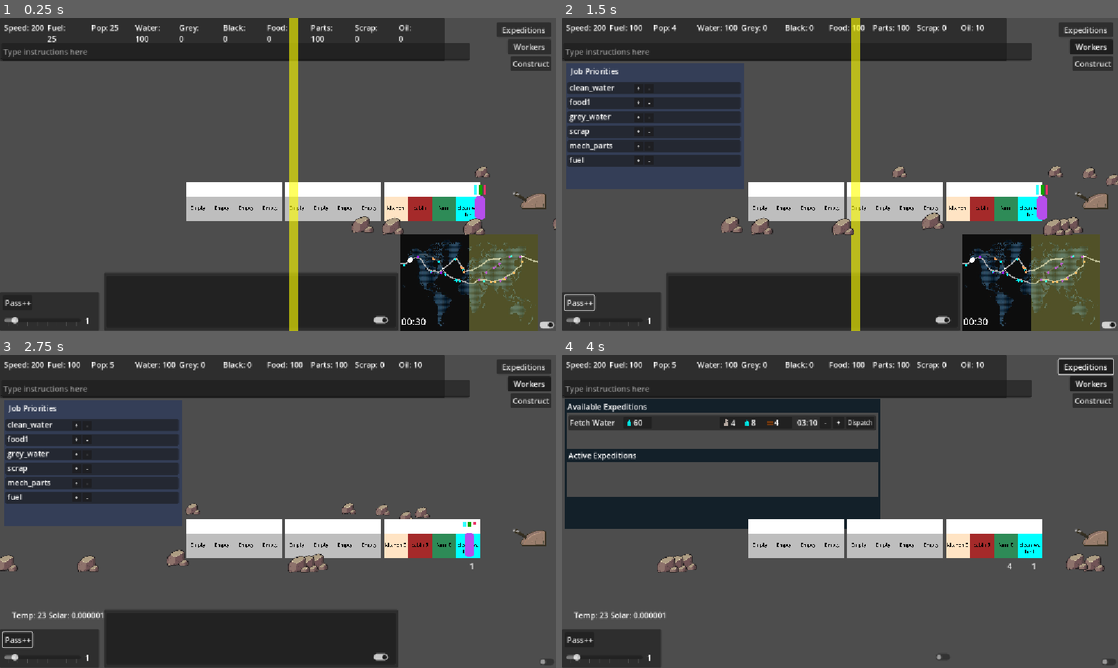
Above: before the commit, frames 1-4 (two rows, left to right).
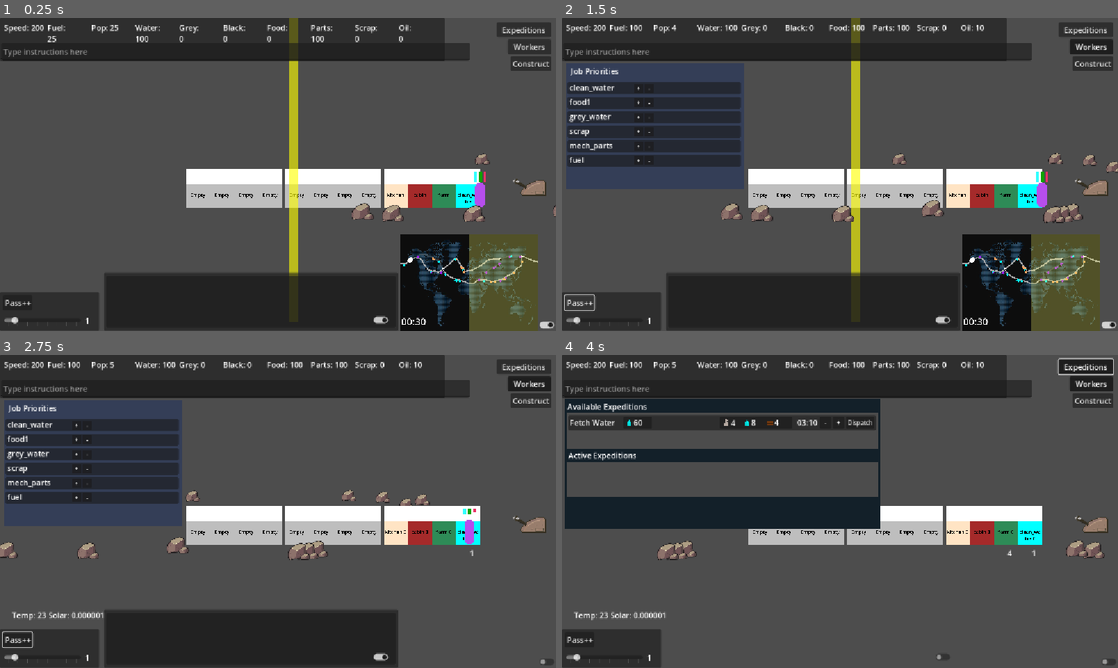
Above: after the commit, the same moments.

Repository: Sphinx111/ed_and_morgs_train_builder
Game: Godot game, scene res://Scenes/traincar.tscn
Same seed, same stepped clock (60 frames per second), same inputs: the game is played once before the commit and once after it.
Inputs (mouse positions are in pixels of both pictures, inside the frame that each line leads up to):
- Up to frame 1 (0.25 s): no input
- Up to frame 2 (1.5 s): click "Workers" at 0.5 s; click "Pass++" at 1.25 s
- Up to frame 3 (2.75 s): click (544, 661) at 2 s
- Up to frame 4 (4 s): click (940, 658) at 2.75 s; click "Expeditions" at 3.5 s

The runs differ from the first frame. In frame 1, 8.1% of the frame differs, in the area x 33-100%, y 0-100%; in frame 2, 9.2%, in the area x 28-100%, y 0-100%; in frame 3, 8.2%; in frame 4, 7.1%.

Commit message:
Added Camera2D and moveable viewport
Work heavily done by Cursor using Composer2.5, with further manual changes to fix scene tree after cursor accidentally broke it. A-D and mousewheel controls camera

Diff:
--- a/GameManager.gd
+++ b/GameManager.gd
@@ -1,44 +1,14 @@
 extends Control
 
-var mainCamera : Camera2D = null
-var ui_tree : Control = null
-var background : Node2D = null
-var shift_per_press : float = Globals.car_length + Globals.car_separation
-var targetPosition : Vector2 = Vector2.ZERO
+@onready var ui_tree: Control = get_node("UICanvas/BasicUI")
 
 
 func _ready() -> void:
 	get_viewport().size_changed.connect(_configure_root_layout)
-	mainCamera = get_node("Camera2D")
-	ui_tree = get_node("BasicUI")
-	background = get_node("Background")
 	_configure_root_layout()
-	mainCamera.position_smoothing_enabled = true
-	mainCamera.position_smoothing_speed = 2000.0
-	targetPosition = mainCamera.offset
 
 
 func _configure_root_layout() -> void:
 	set_anchors_and_offsets_preset(Control.PRESET_FULL_RECT)
 	if ui_tree != null:
 		ui_tree.set_anchors_and_offsets_preset(Control.PRESET_FULL_RECT)
-
-
-func _unhandled_input(event: InputEvent) -> void:
-	if event is InputEventKey:
-		var action : InputEventKey = event
-		if action.is_action_pressed("camera_left"):
-			print("camera_left pressed")
-			targetPosition.x -= shift_per_press
-			ui_tree.position.x -= shift_per_press
-			background.position.x -= shift_per_press
-		elif action.is_action_pressed("camera_right"):
-			targetPosition.x += shift_per_press
-			ui_tree.position.x += shift_per_press
-			background.position.x += shift_per_press
-			print("camera_right pressed")
-		mainCamera.offset = targetPosition
-
-
-func _process(_delta : float) -> void:
-	pass
--- a/Scenes/traincar.tscn
+++ b/Scenes/traincar.tscn
@@ -10,6 +10,7 @@
 [ext_resource type="Script" uid="uid://b422owa3buotj" path="res://Scenes/resource_panel.gd" id="5_respnl"]
 [ext_resource type="Script" uid="uid://bgfikw40kx7qw" path="res://BackgroundHandler.gd" id="6_mscei"]
 [ext_resource type="PackedScene" uid="uid://bnmpeykxiku0" path="res://Scenes/LeverControl.tscn" id="6_u0kvb"]
+[ext_resource type="Script" uid="uid://76holwxha2tp" path="res://camera_controller.gd" id="7_camctl"]
 
 [node name="SceneRoot" type="Control"]
 layout_mode = 3
@@ -21,8 +22,10 @@
 mouse_filter = 1
 script = ExtResource("1_o0k6p")
 
-[node name="BasicUI" type="Control" parent="."]
-layout_mode = 1
+[node name="UICanvas" type="CanvasLayer" parent="."]
+
+[node name="BasicUI" type="Control" parent="UICanvas"]
+layout_mode = 3
 anchors_preset = 15
 anchor_right = 1.0
 anchor_bottom = 1.0
@@ -31,12 +34,12 @@
 mouse_filter = 1
 script = ExtResource("4_fqnf8")
 
-[node name="ResourcePanel" type="Panel" parent="BasicUI"]
+[node name="ResourcePanel" type="Panel" parent="UICanvas/BasicUI"]
 layout_mode = 1
 offset_bottom = 89.0
 script = ExtResource("5_respnl")
 
-[node name="ResourceRows" type="HBoxContainer" parent="BasicUI/ResourcePanel"]
+[node name="ResourceRows" type="HBoxContainer" parent="UICanvas/BasicUI/ResourcePanel"]
 layout_mode = 1
 anchors_preset = 15
 anchor_right = 1.0
@@ -50,14 +53,14 @@
 theme_override_constants/separation = 4
 alignment = 1
 
-[node name="Speed" type="RichTextLabel" parent="BasicUI/ResourcePanel/ResourceRows"]
+[node name="Speed" type="RichTextLabel" parent="UICanvas/BasicUI/ResourcePanel/ResourceRows"]
 layout_mode = 2
 size_flags_horizontal = 3
 text = "Speed: 50"
 fit_content = true
 scroll_active = false
 
-[node name="Fuel" type="RichTextLabel" parent="BasicUI/ResourcePanel/ResourceRows"]
+[node name="Fuel" type="RichTextLabel" parent="UICanvas/BasicUI/ResourcePanel/ResourceRows"]
 layout_mode = 2
 size_flags_horizontal = 3
 text = "Fuel:
@@ -65,14 +68,14 @@
 fit_content = true
 scroll_active = false
 
-[node name="Pop" type="RichTextLabel" parent="BasicUI/ResourcePanel/ResourceRows"]
+[node name="Pop" type="RichTextLabel" parent="UICanvas/BasicUI/ResourcePanel/ResourceRows"]
 layout_mode = 2
 size_flags_horizontal = 3
 text = "Pop: 25"
 fit_content = true
 scroll_active = false
 
-[node name="CleanWater" type="RichTextLabel" parent="BasicUI/ResourcePanel/ResourceRows"]
+[node name="CleanWater" type="RichTextLabel" parent="UICanvas/BasicUI/ResourcePanel/ResourceRows"]
 layout_mode = 2
 size_flags_horizontal = 3
 text = "Water:
@@ -80,7 +83,7 @@
 fit_content = true
 scroll_active = false
 
-[node name="GreyWater" type="RichTextLabel" parent="BasicUI/ResourcePanel/ResourceRows"]
+[node name="GreyWater" type="RichTextLabel" parent="UICanvas/BasicUI/ResourcePanel/ResourceRows"]
 layout_mode = 2
 size_flags_horizontal = 3
 text = "Grey:
@@ -88,7 +91,7 @@
 fit_content = true
 scroll_active = false
 
-[node name="BlackWater" type="RichTextLabel" parent="BasicUI/ResourcePanel/ResourceRows"]
+[node name="BlackWater" type="RichTextLabel" parent="UICanvas/BasicUI/ResourcePanel/ResourceRows"]
 layout_mode = 2
 size_flags_horizontal = 3
 text = "Black:
@@ -96,7 +99,7 @@
 fit_content = true
 scroll_active = false
 
-[node name="Food" type="RichTextLabel" parent="BasicUI/ResourcePanel/ResourceRows"]
+[node name="Food" type="RichTextLabel" parent="UICanvas/BasicUI/ResourcePanel/ResourceRows"]
 layout_mode = 2
 size_flags_horizontal = 3
 text = "Food:
@@ -104,7 +107,7 @@
 fit_content = true
 scroll_active = false
 
-[node name="MechParts" type="RichTextLabel" parent="BasicUI/ResourcePanel/ResourceRows"]
+[node name="MechParts" type="RichTextLabel" parent="UICanvas/BasicUI/ResourcePanel/ResourceRows"]
 layout_mode = 2
 size_flags_horizontal = 3
 text = "Parts:
@@ -112,7 +115,7 @@
 fit_content = true
 scroll_active = false
 
-[node name="Scrap" type="RichTextLabel" parent="BasicUI/ResourcePanel/ResourceRows"]
+[node name="Scrap" type="RichTextLabel" parent="UICanvas/BasicUI/ResourcePanel/ResourceRows"]
 layout_mode = 2
 size_flags_horizontal = 3
 text = "Scrap:
@@ -120,7 +123,7 @@
 fit_content = true
 scroll_active = false
 
-[node name="Oil" type="RichTextLabel" parent="BasicUI/ResourcePanel/ResourceRows"]
+[node name="Oil" type="RichTextLabel" parent="UICanvas/BasicUI/ResourcePanel/ResourceRows"]
 layout_mode = 2
 size_flags_horizontal = 3
 text = "Oil:
@@ -128,21 +131,21 @@
 fit_content = true
 scroll_active = false
 
-[node name="ResourceDetailPanel" type="Panel" parent="BasicUI/ResourcePanel"]
+[node name="ResourceDetailPanel" type="Panel" parent="UICanvas/BasicUI/ResourcePanel"]
 layout_mode = 1
 offset_left = 7.0
 offset_top = 92.0
 offset_right = 113.0
 offset_bottom = 144.0
 
-[node name="TypeLabel" type="Label" parent="BasicUI/ResourcePanel/ResourceDetailPanel"]
+[node name="TypeLabel" type="Label" parent="UICanvas/BasicUI/ResourcePanel/ResourceDetailPanel"]
 layout_mode = 0
 offset_left = 4.0
 offset_right = 51.0
 offset_bottom = 23.0
 text = "Water"
 
-[node name="ValueLabel" type="Label" parent="BasicUI/ResourcePanel/ResourceDetailPanel"]
+[node name="ValueLabel" type="Label" parent="UICanvas/BasicUI/ResourcePanel/ResourceDetailPanel"]
 layout_mode = 0
 offset_left = 4.0
 offset_top = 23.0
@@ -150,7 +153,7 @@
 offset_bottom = 46.0
 text = "25.05 / 100"
 
-[node name="LineEdit" type="LineEdit" parent="BasicUI"]
+[node name="LineEdit" type="LineEdit" parent="UICanvas/BasicUI"]
 layout_mode = 0
 offset_left = 3.0
 offset_top = 52.0
@@ -158,7 +161,7 @@
 offset_bottom = 88.0
 placeholder_text = "Type instructions here"
 
-[node name="Button" type="Button" parent="BasicUI"]
+[node name="Button" type="Button" parent="UICanvas/BasicUI"]
 layout_mode = 0
 offset_left = 1052.0
 offset_top = 44.0
@@ -168,18 +171,18 @@
 toggle_mode = true
 text = "Workers"
 
-[node name="WorldMap" parent="BasicUI" instance=ExtResource("2_ksonv")]
+[node name="WorldMap" parent="UICanvas/BasicUI" instance=ExtResource("2_ksonv")]
 position = Vector2(829, 459)
 scale = Vector2(0.28, 0.28)
 
-[node name="ThoughtsPanel" type="Panel" parent="BasicUI"]
+[node name="ThoughtsPanel" type="Panel" parent="UICanvas/BasicUI"]
 layout_mode = 0
 offset_left = 215.0
 offset_top = 527.0
 offset_right = 825.0
 offset_bottom = 647.0
 
-[node name="ThoughtsList" type="ItemList" parent="BasicUI/ThoughtsPanel"]
+[node name="ThoughtsList" type="ItemList" parent="UICanvas/BasicUI/ThoughtsPanel"]
 layout_mode = 0
 offset_left = 5.0
 offset_top = 7.0
@@ -187,14 +190,14 @@
 offset_bottom = 114.0
 focus_mode = 0
 
-[node name="DebugPanel" type="Panel" parent="BasicUI"]
+[node name="DebugPanel" type="Panel" parent="UICanvas/BasicUI"]
 layout_mode = 0
 offset_top = 568.0
 offset_right = 206.0
 offset_bottom = 647.0
 script = ExtResource("5_8ylg8")
 
-[node name="Button" type="Button" parent="BasicUI/DebugPanel"]
+[node name="Button" type="Button" parent="UICanvas/BasicUI/DebugPanel"]
 layout_mode = 0
 offset_left = 6.0
 offset_top = 6.0
@@ -202,7 +205,7 @@
 offset_bottom = 37.0
 text = "Pass++"
 
-[node name="DebugSlider" type="HSlider" parent="BasicUI/DebugPanel"]
+[node name="DebugSlider" type="HSlider" parent="UICanvas/BasicUI/DebugPanel"]
 layout_mode = 0
 offset_left = 9.0
 offset_top = 43.0
@@ -216,7 +219,7 @@
 tick_count = 8
 ticks_on_borders = true
 
-[node name="SliderLabel" type="Label" parent="BasicUI/DebugPanel"]
+[node name="SliderLabel" type="Label" parent="UICanvas/BasicUI/DebugPanel"]
 layout_mode = 0
 offset_left = 176.0
 offset_top = 47.0
@@ -225,7 +228,7 @@
 text = "1"
 clip_text = true
 
-[node name="CheckButton" type="CheckButton" parent="BasicUI/DebugPanel"]
+[node name="CheckButton" type="CheckButton" parent="UICanvas/BasicUI/DebugPanel"]
 layout_mode = 0
 offset_left = 1111.0
 offset_top = 53.0
@@ -234,7 +237,7 @@
 focus_mode = 0
 button_pressed = true
 
-[node name="ThoughtsToggle" type="CheckButton" parent="BasicUI/DebugPanel"]
+[node name="ThoughtsToggle" type="CheckButton" parent="UICanvas/BasicUI/DebugPanel"]
 layout_mode = 0
 offset_left = 767.0
 offset_top = 42.0
@@ -243,7 +246,7 @@
 focus_mode = 0
 button_pressed = true
 
-[node name="CarButton" type="Button" parent="BasicUI/DebugPanel"]
+[node name="CarButton" type="Button" parent="UICanvas/BasicUI/DebugPanel"]
 visible = false
 layout_mode = 0
 offset_left = 70.0
@@ -252,7 +255,7 @@
 offset_bottom = 37.0
 text = "Car++"
 
-[node name="ExpeditionsButton" type="Button" parent="BasicUI"]
+[node name="ExpeditionsButton" type="Button" parent="UICanvas/BasicUI"]
 layout_mode = 0
 offset_left = 1029.0
 offset_top = 9.0
@@ -261,12 +264,12 @@
 toggle_mode = true
 text = "Expeditions"
 
-[node name="constructionPanel" type="Panel" parent="BasicUI"]
+[node name="constructionPanel" type="Panel" parent="UICanvas/BasicUI"]
 visible = false
 layout_mode = 1
 script = ExtResource("4_o0k6p")
 
-[node name="ModuleButtons" type="HBoxContainer" parent="BasicUI/constructionPanel"]
+[node name="ModuleButtons" type="HBoxContainer" parent="UICanvas/BasicUI/constructionPanel"]
 layout_mode = 1
 anchors_preset = 15
 anchor_right = 1.0
@@ -280,7 +283,7 @@
 theme_override_constants/separation = 6
 alignment = 1
 
-[node name="construct" type="Button" parent="BasicUI"]
+[node name="construct" type="Button" parent="UICanvas/BasicUI"]
 layout_mode = 0
 offset_left = 1058.0
 offset_top = 79.0
@@ -289,7 +292,7 @@
 toggle_mode = true
 text = "Construct"
 
-[node name="sunInfo" type="Label" parent="BasicUI"]
+[node name="sunInfo" type="Label" parent="UICanvas/BasicUI"]
 layout_mode = 0
 offset_left = 25.099976
 offset_top = 526.5
@@ -324,8 +327,8 @@
 
 [node name="Camera2D" type="Camera2D" parent="."]
 offset = Vector2(576, 324)
-position_smoothing_enabled = true
 editor_draw_limits = true
+script = ExtResource("7_camctl")
 
 [node name="Background" type="Node2D" parent="."]
 script = ExtResource("6_mscei")
@@ -346,14 +349,14 @@
 rotation = 3.14159
 color = Color(1, 1, 0, 0.619608)
 
-[connection signal="text_submitted" from="BasicUI/LineEdit" to="BasicUI" method="_on_line_edit_text_submitted"]
-[connection signal="toggled" from="BasicUI/Button" to="BasicUI" method="_on_JobController_open_toggled"]
-[connection signal="pressed" from="BasicUI/DebugPanel/Button" to="BasicUI" method="_on_add_passenger_pressed"]
-[connection signal="drag_ended" from="BasicUI/DebugPanel/DebugSlider" to="BasicUI" method="_on_debug_tick_slider_ended"]
-[connection signal="toggled" from="BasicUI/DebugPanel/CheckButton" to="BasicUI" method="_on_map_toggled"]
-[connection signal="toggled" from="BasicUI/DebugPanel/ThoughtsToggle" to="BasicUI" method="_on_thoughts_toggle_toggled"]
-[connection signal="pressed" from="BasicUI/DebugPanel/CarButton" to="BasicUI" method="_on_car_button_pressed"]
-[connection signal="toggled" from="BasicUI/ExpeditionsButton" to="BasicUI" method="_on_ExpeditionsController_open_toggled"]
-[connection signal="toggled" from="BasicUI/construct" to="BasicUI" method="_on_construct_toggled"]
+[connection signal="text_submitted" from="UICanvas/BasicUI/LineEdit" to="UICanvas/BasicUI" method="_on_line_edit_text_submitted"]
+[connection signal="toggled" from="UICanvas/BasicUI/Button" to="UICanvas/BasicUI" method="_on_JobController_open_toggled"]
+[connection signal="pressed" from="UICanvas/BasicUI/DebugPanel/Button" to="UICanvas/BasicUI" method="_on_add_passenger_pressed"]
+[connection signal="drag_ended" from="UICanvas/BasicUI/DebugPanel/DebugSlider" to="UICanvas/BasicUI" method="_on_debug_tick_slider_ended"]
+[connection signal="toggled" from="UICanvas/BasicUI/DebugPanel/CheckButton" to="UICanvas/BasicUI" method="_on_map_toggled"]
+[connection signal="toggled" from="UICanvas/BasicUI/DebugPanel/ThoughtsToggle" to="UICanvas/BasicUI" method="_on_thoughts_toggle_toggled"]
+[connection signal="pressed" from="UICanvas/BasicUI/DebugPanel/CarButton" to="UICanvas/BasicUI" method="_on_car_button_pressed"]
+[connection signal="toggled" from="UICanvas/BasicUI/ExpeditionsButton" to="UICanvas/BasicUI" method="_on_ExpeditionsController_open_toggled"]
+[connection signal="toggled" from="UICanvas/BasicUI/construct" to="UICanvas/BasicUI" method="_on_construct_toggled"]
 [connection signal="position_changed" from="Train/LeverControl" to="Train" method="_on_speed_lever_changed"]
 [connection signal="position_changed" from="Train/LeverControl" to="Background" method="set_temp_multiplier"]
--- a/basic_ui.gd
+++ b/basic_ui.gd
@@ -23,6 +23,7 @@
 var expeditionsController : ExpeditionsController = null
 var backgroundController : BackgroundManager = null
 var pending_module_type : String = ""
+var scene_root : Node = null
 
 func do_resource_tick():
 	selectedTrain.resource_tick()
@@ -40,9 +41,10 @@
 	set_anchors_and_offsets_preset(Control.PRESET_FULL_RECT)
 	get_viewport().size_changed.connect(_on_viewport_size_changed)
 	Globals.activeUI = self
-
-	worldMap.select_new_train(get_parent().get_node("Train"))
-	selectedTrain = get_parent().get_node("Train")
+	scene_root = get_tree().current_scene
+
+	worldMap.select_new_train(scene_root.get_node("Train"))
+	selectedTrain = scene_root.get_node("Train")
 
 	var update_timer : Timer = Timer.new()
 	add_child(update_timer)
@@ -59,7 +61,7 @@
 
 	resource_panel.setup(selectedTrain)
 
-	backgroundController = get_parent().get_node("Background")
+	backgroundController = scene_root.get_node("Background")
 	constructionPanel.placement_requested.connect(_on_construction_placement_requested)
 
 func _on_viewport_size_changed() -> void:
@@ -75,16 +77,16 @@
 	if event is InputEventMouseButton and event.is_action_pressed("left_click"):
 		if _is_click_over_ui(event.global_position):
 			return
-		_place_module_at_click(event.global_position)
+		_place_module_at_click(event.position)
 		get_viewport().set_input_as_handled()
 
 func _on_construction_placement_requested(module_type: String) -> void:
 	pending_module_type = module_type
 	add_thought("Select a slot on the train to place %s." % module_type)
 
-func _place_module_at_click(global_position: Vector2) -> void:
-	# Match passenger/module coords: get_trainpos_from_coords expects PassengersManager-local space.
-	var placement_local_pos: Vector2 = selectedTrain.passengerManager.to_local(global_position)
+func _place_module_at_click(viewport_position: Vector2) -> void:
+	var world_pos: Vector2 = TrainCamera.viewport_to_world(get_viewport(), viewport_position)
+	var placement_local_pos: Vector2 = selectedTrain.passengerManager.to_local(world_pos)
 	var train_pos: Array[int] = Helpers.get_trainpos_from_coords(placement_local_pos)
 	selectedTrain.add_module(pending_module_type, train_pos[0], train_pos[1])
 	_clear_placement_mode()
--- /dev/null
+++ b/camera_controller.gd
@@ -0,0 +1,70 @@
+extends Camera2D
+class_name TrainCamera
+
+const MIN_ZOOM: float = 0.5
+const MAX_ZOOM: float = 2.0
+const ZOOM_WHEEL_STEP: float = 0.08
+const PAN_SPEED: float = 500.0
+
+@export var starting_vertical_offset: float = 0.0
+@export var target_vertical_offset: float = 80.0
+@export var shift_pan_speed_multiplier: float = 2.5
+
+var _pan_offset: Vector2 = Vector2.ZERO
+var _zoom_level: float = 1.0
+
+
+func _ready() -> void:
+	make_current()
+	get_viewport().size_changed.connect(_on_viewport_size_changed)
+	_on_viewport_size_changed()
+
+
+func _on_viewport_size_changed() -> void:
+	_apply_transform()
+
+
+func _apply_transform() -> void:
+	var zoom_vertical_offset: float = _get_zoom_vertical_offset()
+	offset = _get_viewport_center() + _pan_offset + Vector2(0.0, zoom_vertical_offset)
+	zoom = Vector2(_zoom_level, _zoom_level)
+
+
+func _get_zoom_vertical_offset() -> float:
+	var zoom_blend: float = inverse_lerp(MIN_ZOOM, MAX_ZOOM, _zoom_level)
+	return lerpf(starting_vertical_offset, target_vertical_offset, zoom_blend)
+
+
+func _get_viewport_center() -> Vector2:
+	return get_viewport().get_visible_rect().size * 0.5
+
+
+func _unhandled_input(event: InputEvent) -> void:
+	if event is InputEventMouseButton and event.pressed:
+		var mouse_event := event as InputEventMouseButton
+		if mouse_event.button_index == MOUSE_BUTTON_WHEEL_UP:
+			_change_zoom(ZOOM_WHEEL_STEP)
+			get_viewport().set_input_as_handled()
+		elif mouse_event.button_index == MOUSE_BUTTON_WHEEL_DOWN:
+			_change_zoom(-ZOOM_WHEEL_STEP)
+			get_viewport().set_input_as_handled()
+
+
+func _change_zoom(delta: float) -> void:
+	_zoom_level = clampf(_zoom_level + delta, MIN_ZOOM, MAX_ZOOM)
+	_apply_transform()
+
+
+func _process(delta: float) -> void:
+	var pan_direction: float = Input.get_action_strength("camera_right") - Input.get_action_strength("camera_left")
+	if pan_direction == 0.0:
+		return
+	var pan_speed: float = PAN_SPEED
+	if Input.is_key_pressed(KEY_SHIFT):
+		pan_speed *= shift_pan_speed_multiplier
+	_pan_offset.x += pan_direction * pan_speed * delta / _zoom_level
+	_apply_transform()
+
+
+static func viewport_to_world(viewport: Viewport, viewport_position: Vector2) -> Vector2:
+	return viewport.get_canvas_transform().affine_inverse() * viewport_position
Not shown: 1 places in Scenes/traincar.tscn that only renumber resources
Not shown, added: camera_controller.gd.uid
